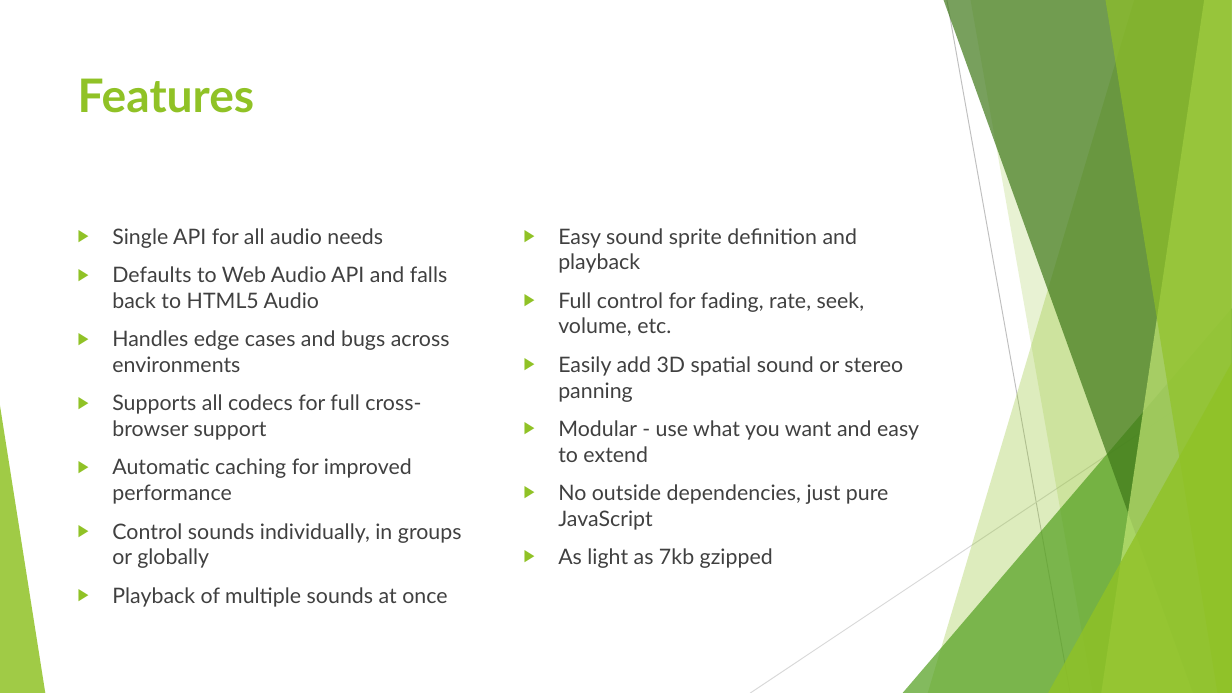
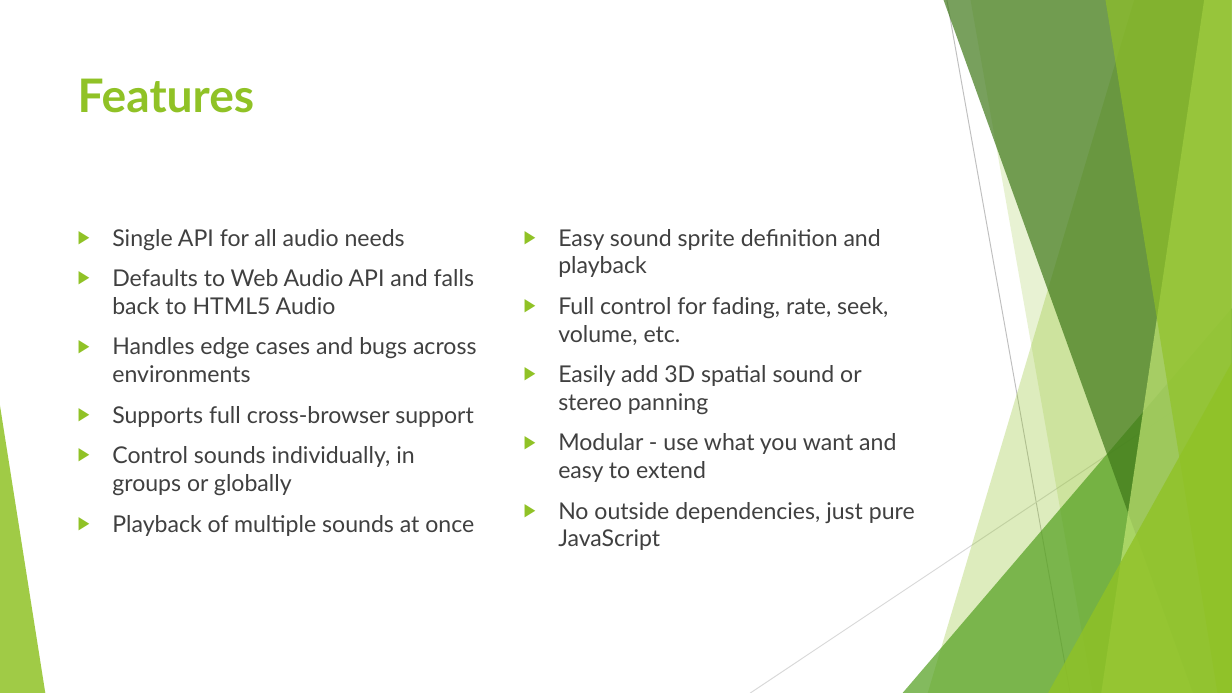
Before and after one commit to amy61789/web150, a slide deck: slide 3 of HOWLER.pptx. Drawn at 1232x693 pixels with LibreOffice and Linux fonts; fonts in the diff are those of the drawing. Boxes give left, top, right and bottom in pixels: in the first picture for what was removed or moved away, otherwise in the second. Text is boxed around its words. In the diff, an @@ line names an element or a change of style, - is before the commit and + after.

```diff
--- a/HOWLER.pptx
+++ b/HOWLER.pptx
@@ text at (112,229,477,536): size 16.6 to 18 pt in "Single API for all audio needs", "Defaults to Web Audio API and falls ...", "Handles edge cases and bugs across environments", "Control sounds individually, in groups or globally" and 1 more places @@
@@ text "Easy sound sprite definition and ..." at (558,229,915,550): size 16.6 to 18 pt @@
@@ text at (112,406,474,427): text changed; size 16.6 to 18 pt @@
-▶ Supports all codecs for full cross-browser support
-▶ Automatic caching for improved performance
+▶ Supports full cross-browser support
@@ text at (558,548,773,568): paragraph removed @@
-▶ As light as 7kb gzipped
```
Also in this commit, not shown: 3 other slides changed.
